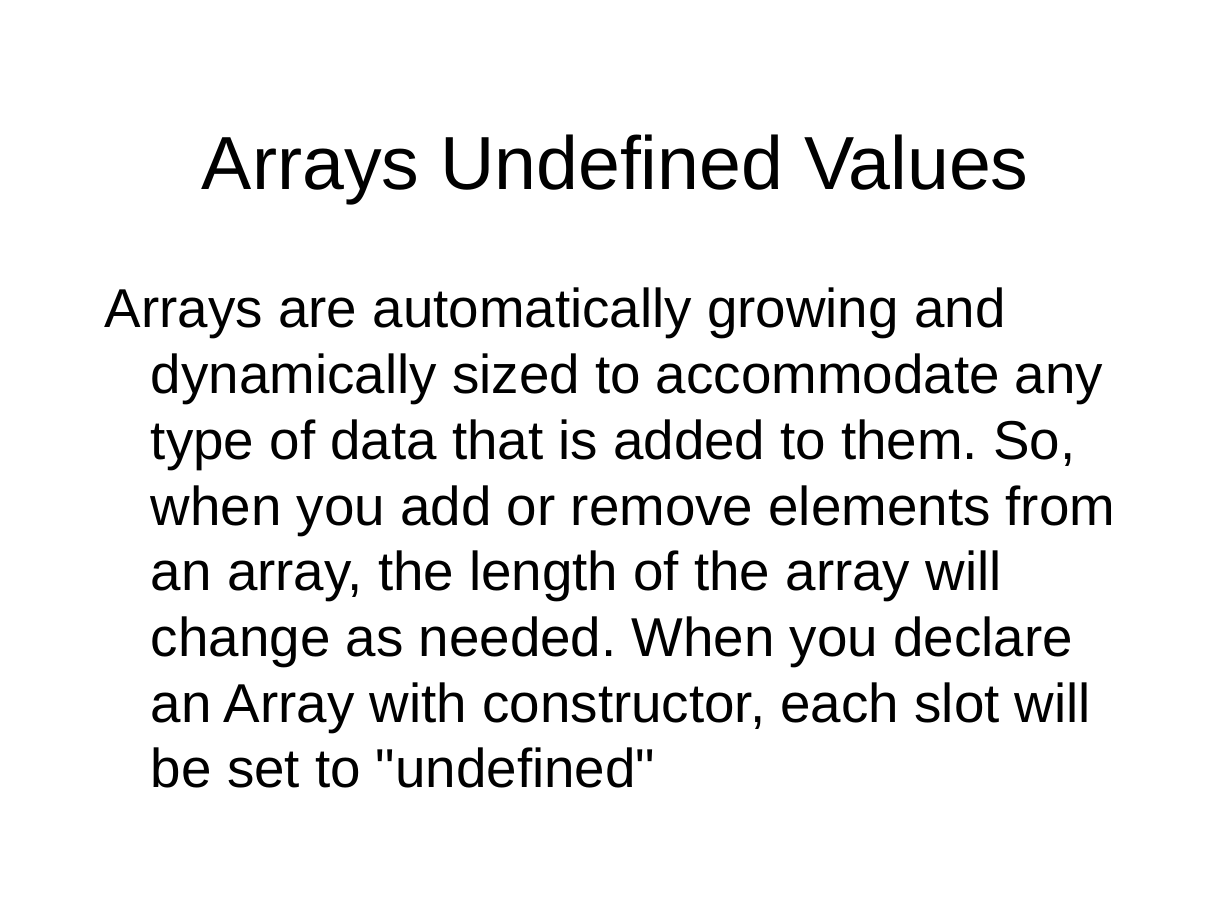
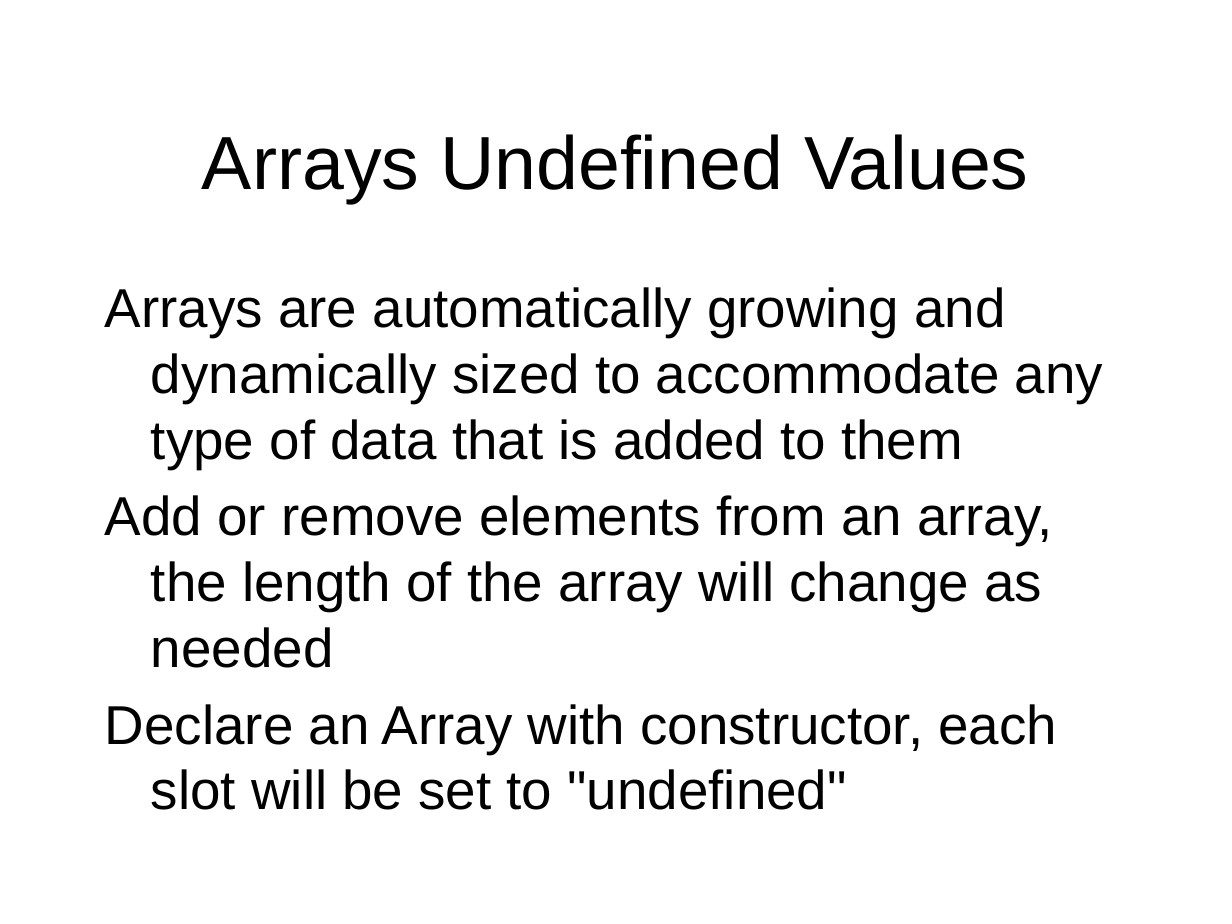
Before and after one commit to octaviordz/zjnu2017.github.io, a slide deck: slide 29 of WAD/lectures/100--Javascript.Syntax.pptx (slide 25 before the commit). Drawn at 1232x924 pixels with LibreOffice and Linux fonts; fonts in the diff are those of the drawing. Boxes give left, top, right and bottom in pixels: in the first picture for what was removed or moved away, otherwise in the second. Text is boxed around its words. In the diff, an @@ line names an element or a change of style, - is before the commit and + after.

```diff
--- a/WAD/lectures/100--Javascript.Syntax.pptx
+++ b/WAD/lectures/100--Javascript.Syntax.pptx
@@ text at (105, 287, 1103, 810): text changed @@
-Arrays are automatically growing and dynamically sized to accommodate any type of data that is added to them. So, when you add or remove elements from an array, the length of the array will change as needed. When you declare an Array with constructor, each slot will be set to "undefined"
+Arrays are automatically growing and dynamically sized to accommodate any type of data that is added to them
+Add or remove elements from an array, the length of the array will change as needed
+Declare an Array with constructor, each slot will be set to "undefined"
```
Also in this commit, not shown: 10 other slides changed, 6 slides added, 2 slides removed.
